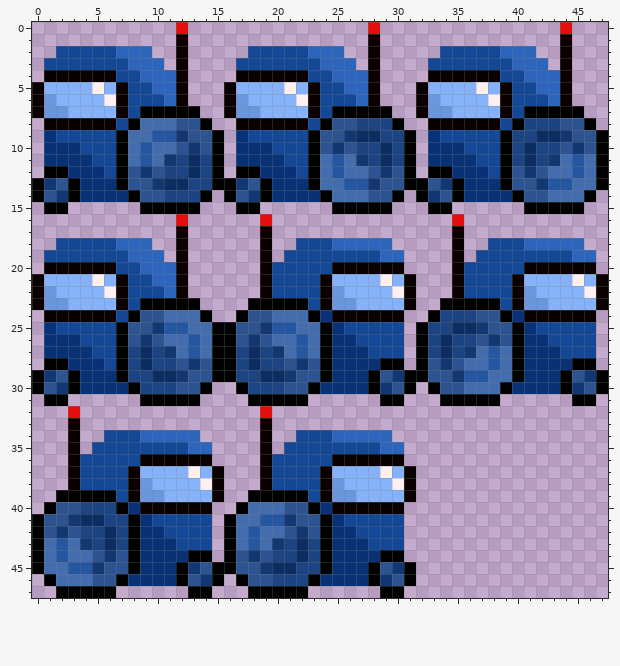
Pixel-art sprite: Assets/Textures/Tractor.png. The picture above was drawn from the file before the commit.
The file is 48x48 pixels.
And afterwards:
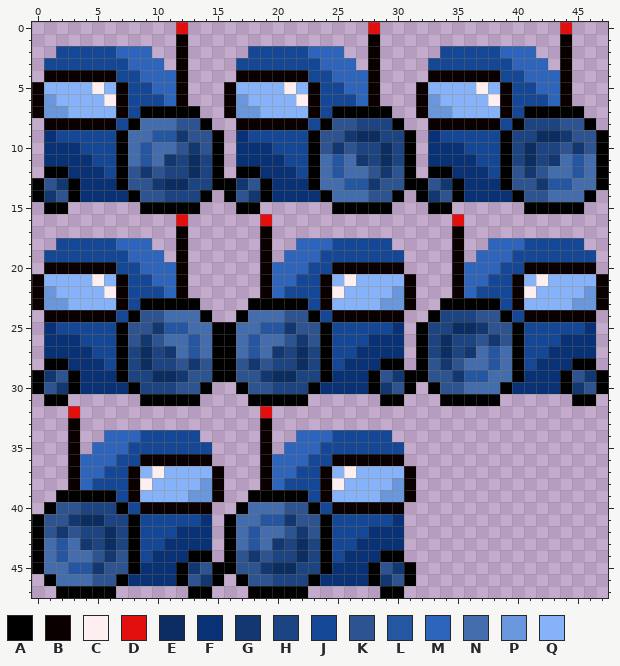
Palette (. is transparent): A #000000  B #0a0000  C #fdefef  D #e30f0f  E #0b2d62  F #083275  G #133871  H #1c4382  J #144796  K #2d5491  L #2456a2  M #2e65bc  N #436dad  P #6996dc  Q #85b2f8
The edit:
y 13: x 1..2 GK -> KG
y 14: x 1..2 KG -> GK
y 18: x 22..29 JJJMMMMM -> MMMJJJJJ; x 38..45 JJJMMMMM -> MMMJJJJJ
y 19: x 21..23 JJJ -> MMM; x 29..30 MM -> JJ; x 37..39 JJJ -> MMM; x 45..46 MM -> JJ
y 20: x 20..22 JJJ -> MMM; x 36..38 JJJ -> MMM
y 21: x 20..21 JJ -> MM; x 26 Q -> C; x 29 C -> Q; x 36..37 JJ -> MM; x 42 Q -> C; x 45 C -> Q
y 22: x 20 J -> M; x 25 P -> C; x 30 C -> P; x 36 J -> M; x 41 P -> C; x 46 C -> P
y 23: x 25..26 PP -> QQ; x 29..30 QQ -> PP; x 41..42 PP -> QQ; x 45..46 QQ -> PP
y 24: x 18..19 KK -> NN; x 21..22 NN -> KK; x 24 F -> J; x 40 F -> J
y 25: x 17..19 KKG -> NNL; x 21..23 LNN -> GKK; x 25 F -> J; x 30 J -> F; x 41 F -> J; x 46 J -> F
y 26: x 17..19 KGK -> NLN; x 21..23 NLN -> KGK; x 25..26 FF -> JJ; x 28..30 JJJ -> FFF; x 41..42 FF -> JJ; x 44..46 JJJ -> FFF
y 27: x 17..19 HEH -> NLN; x 21..23 NLN -> HEH; x 25..26 FF -> JJ; x 28..30 JJJ -> FFF; x 41..42 FF -> JJ; x 44..46 JJJ -> FFF
y 28: x 17..19 HEH -> KGK; x 21..23 KGK -> HEH; x 25 F -> J; x 41 F -> J
y 29: x 17..19 HHE -> KKG; x 21..23 GKK -> EHH
y 30: x 18..19 HH -> KK; x 21..22 KK -> HH
y 34: x 6..13 JJJMMMMM -> MMMJJJJJ; x 22..29 JJJMMMMM -> MMMJJJJJ
y 35: x 5..7 JJJ -> MMM; x 13..14 MM -> JJ; x 21..23 JJJ -> MMM; x 29..30 MM -> JJ
y 36: x 4..6 JJJ -> MMM; x 20..22 JJJ -> MMM
y 37: x 4..5 JJ -> MM; x 10 Q -> C; x 13 C -> Q; x 20..21 JJ -> MM; x 26 Q -> C; x 29 C -> Q
y 38: x 4 J -> M; x 9 P -> C; x 14 C -> P; x 20 J -> M; x 25 P -> C; x 30 C -> P
y 39: x 9..10 PP -> QQ; x 13..14 QQ -> PP; x 25..26 PP -> QQ; x 29..30 QQ -> PP
y 40: x 8 F -> J; x 24 F -> J
y 41: x 9 F -> J; x 14 J -> F; x 25 F -> J; x 30 J -> F
y 42..43: x 9..10 FF -> JJ; x 12..14 JJJ -> FFF; x 25..26 FF -> JJ; x 28..30 JJJ -> FFF
y 44: x 9 F -> J; x 25 F -> J
Boxes around the changes in both pictures, in picture pixels (x1, y1, x2, y2):
changed: (44, 178, 68, 202)
changed: (236, 238, 404, 562)
changed: (464, 238, 596, 370)
changed: (80, 430, 212, 562)
